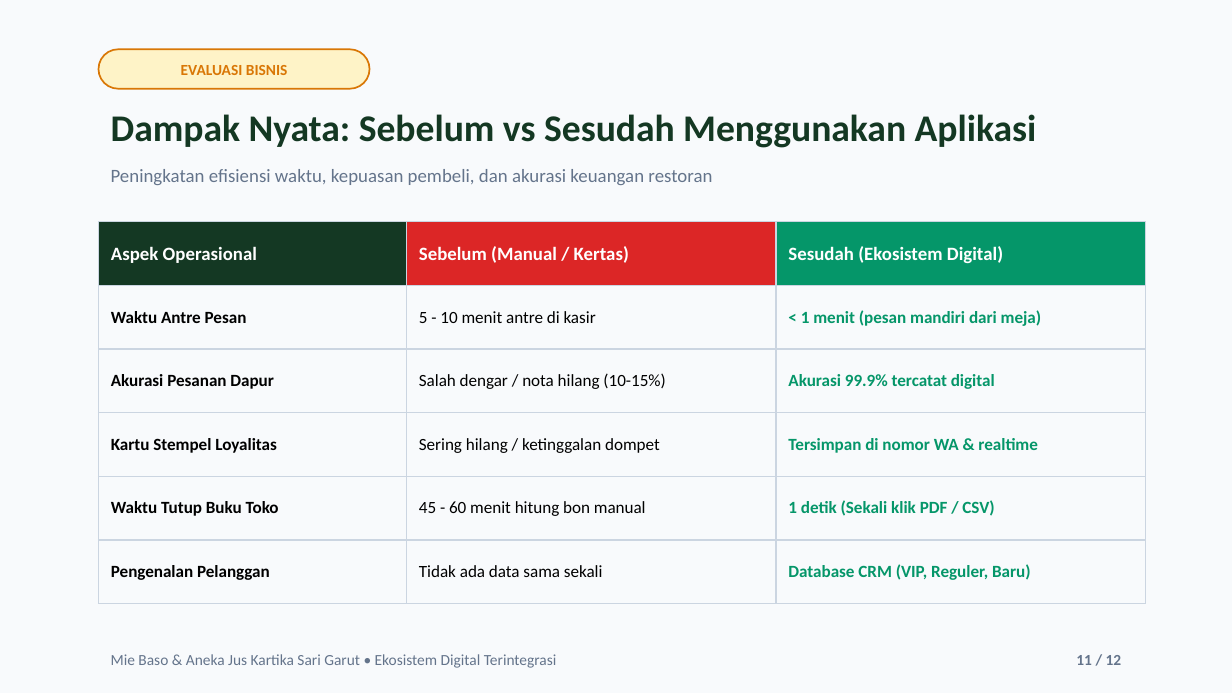
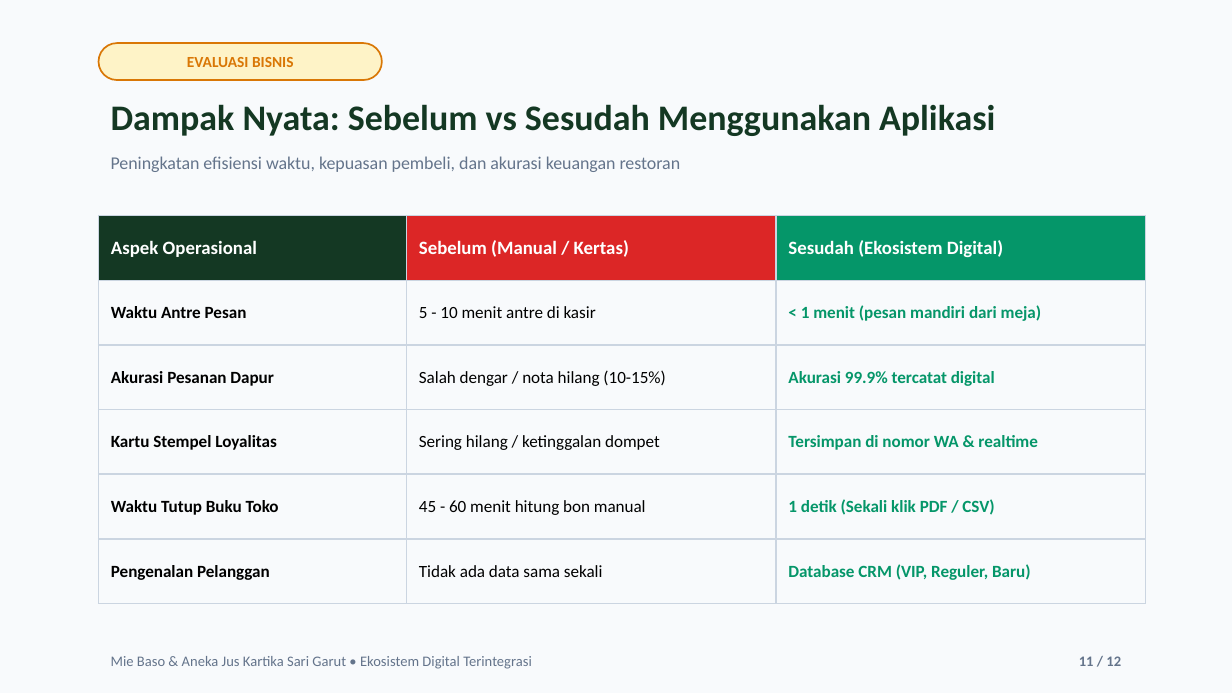
Before and after one commit to fanza4/kartikasari-pos-crm, a slide deck: slide 11 of Presentasi_Mie_Baso_Kartika_Sari.pptx. Drawn at 1232x693 pixels with LibreOffice and Linux fonts; fonts in the diff are those of the drawing. Boxes give left, top, right and bottom in pixels: in the first picture for what was removed or moved away, otherwise in the second. Text is boxed around its words. In the diff, an @@ line names an element or a change of style, - is before the commit and + after.

```diff
--- a/Presentasi_Mie_Baso_Kartika_Sari.pptx
+++ b/Presentasi_Mie_Baso_Kartika_Sari.pptx
@@ text "EVALUASI BISNIS": place and size @@
-text "EVALUASI BISNIS" at (181, 65, 288, 75)
+text "EVALUASI BISNIS" at (187, 57, 294, 67)
@@ rounded rectangle: place and size @@
-rounded rectangle at (99, 49, 370, 89)
+rounded rectangle at (99, 43, 382, 80)
@@ text "Dampak Nyata: Sebelum vs Sesudah ...": place and size @@
-text "Dampak Nyata: Sebelum vs Sesudah ..." at (111, 114, 1037, 148)
+text "Dampak Nyata: Sebelum vs Sesudah ..." at (111, 104, 995, 136)
@@ text "Dampak Nyata: Sebelum vs Sesudah ..." at (111, 104, 995, 136): size 22 to 21 pt @@
@@ text "Peningkatan efisiensi waktu, kepuasan pembeli, ...": place and size @@
-text "Peningkatan efisiensi waktu, kepuasan pembeli, ..." at (111, 169, 712, 185)
+text "Peningkatan efisiensi waktu, kepuasan pembeli, ..." at (111, 156, 681, 172)
@@ text "Peningkatan efisiensi waktu, kepuasan pembeli, ..." at (111, 156, 681, 172): size 11 to 10.5 pt @@
@@ table: place and size @@
-table at (99, 222, 1146, 604)
+table at (99, 216, 1146, 604)
@@ text "Mie Baso & Aneka Jus ..." at (111, 656, 532, 669): size 9 to 8.5 pt @@
@@ text "11 / 12" at (1079, 656, 1121, 666): size 9 to 8.5 pt @@
```
Also in this commit, not shown: 11 other slides changed, 11 other files.
